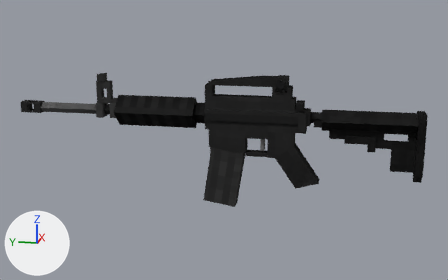
An edit to the Blender file models/m4.blend, drawn before and after from the same camera.
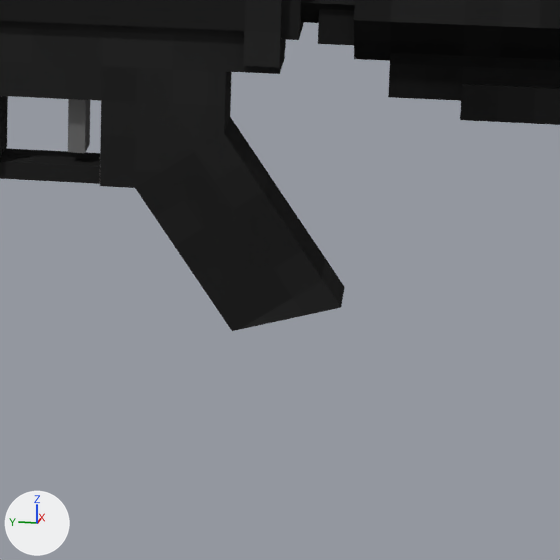
There are two pictures of each version: one whole from a camera (50 mm lens) standing at (-18.91, -1.89, 2.8) and looking at (0.12, 1.92, -1.96), one close up on the part from 55% to 82% of the width and 42% to 85% of the height. The axes (+X, +Y, +Z) are drawn at lower left. The lights are the same throughout.

Objects in the first close-up: 'm4.001'.
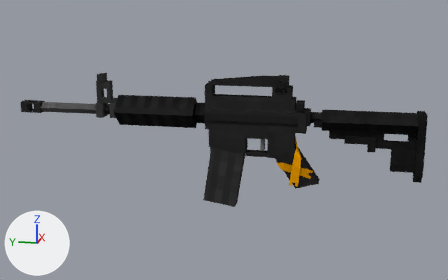
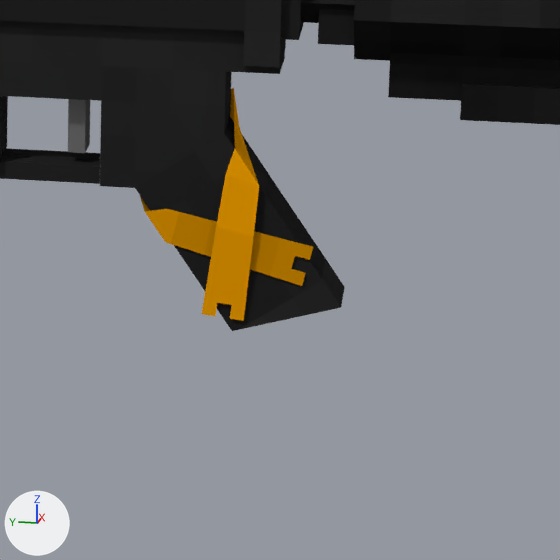
Boxes [x1, y1, x2, y2] around the edits, measured in the close-ups (560 x 560 px):
```json
{"part": 1, "of": "me_cube_001", "change": "added", "after": [140, 88, 313, 321], "on screen": "orange"}
```

The change, as JSON lines over the scene's bpy script:
```json
{"block": "me_cube_001", "where": "# used by ob_m4_001; location = (0.0, -0.492, -0.656); scale = (15.0, 15.0, 15.0)"}
{"op": "remove", "block": "me_cube_001", "code": "me_cube_001.from_pydata(...)  # 607 vertices, 586 faces, 2 loose edges; spans x -0.033..0.039, y -0.248..0.619, z -0.228..0.055"}
{"op": "add", "block": "me_cube_001", "code": "me_cube_001.from_pydata(...)  # 631 vertices, 602 faces, 2 loose edges; spans x -0.033..0.039, y -0.248..0.619, z -0.228..0.055"}
{"block": "me_cube_001", "change": "me_cube_001 part 1: a new loose piece of 24 vertices spanning x -0.02..0.017, y -0.031..0.056, z -0.173..-0.074, in mat_material_001 (picture img_m4_png)"}
```
